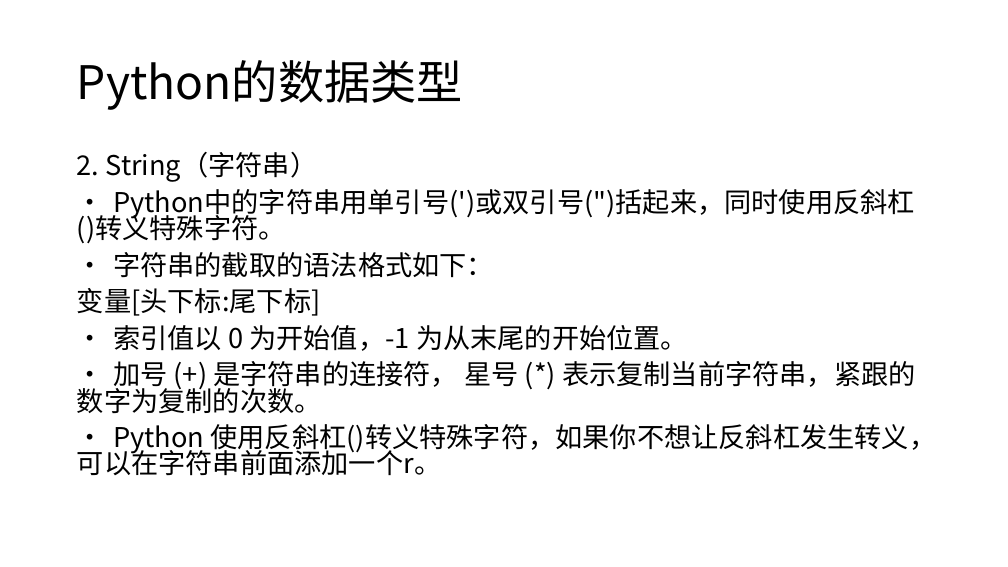
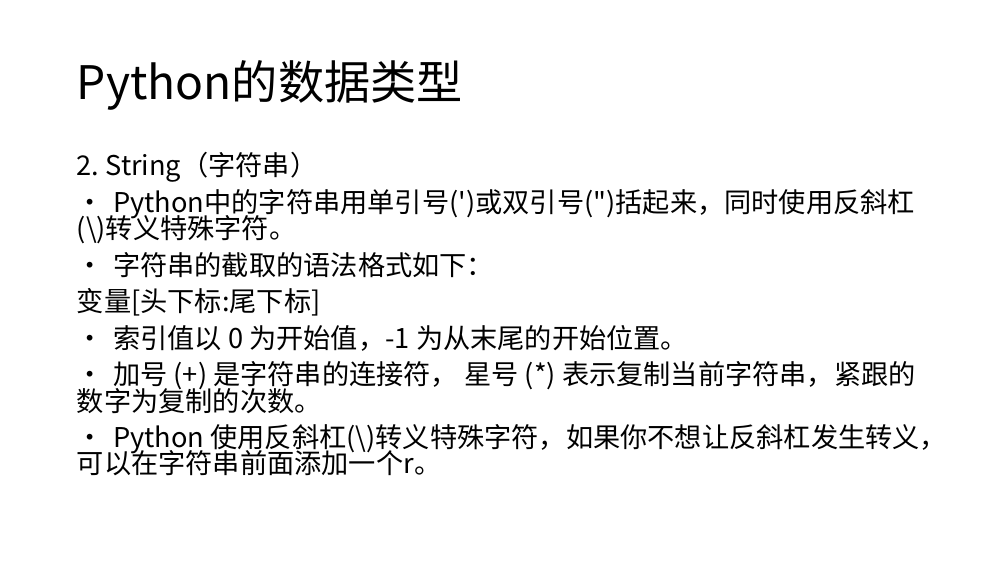
Before and after one commit to kurtchen1988/pythonTec, a slide deck: slide 34 of PPT/Python01.pptx. Drawn at 1008x567 pixels with LibreOffice and Linux fonts; fonts in the diff are those of the drawing. Boxes give left, top, right and bottom in pixels: in the first picture for what was removed or moved away, otherwise in the second. Text is boxed around its words. In the diff, an @@ line names an element or a change of style, - is before the commit and + after.

```diff
--- a/PPT/Python01.pptx
+++ b/PPT/Python01.pptx
@@ text at (77,189,915,244): text changed @@
-• Python中的字符串用单引号(')或双引号(")括起来，同时使用反斜杠()转义特殊字符。
+• Python中的字符串用单引号(')或双引号(")括起来，同时使用反斜杠(\)转义特殊字符。
@@ text at (77,424,947,476): text changed @@
-• Python 使用反斜杠()转义特殊字符，如果你不想让反斜杠发生转义，可以在字符串前面添加一个r。
+• Python 使用反斜杠(\)转义特殊字符，如果你不想让反斜杠发生转义，可以在字符串前面添加一个r。
```
Also in this commit, not shown: 2 other files.
